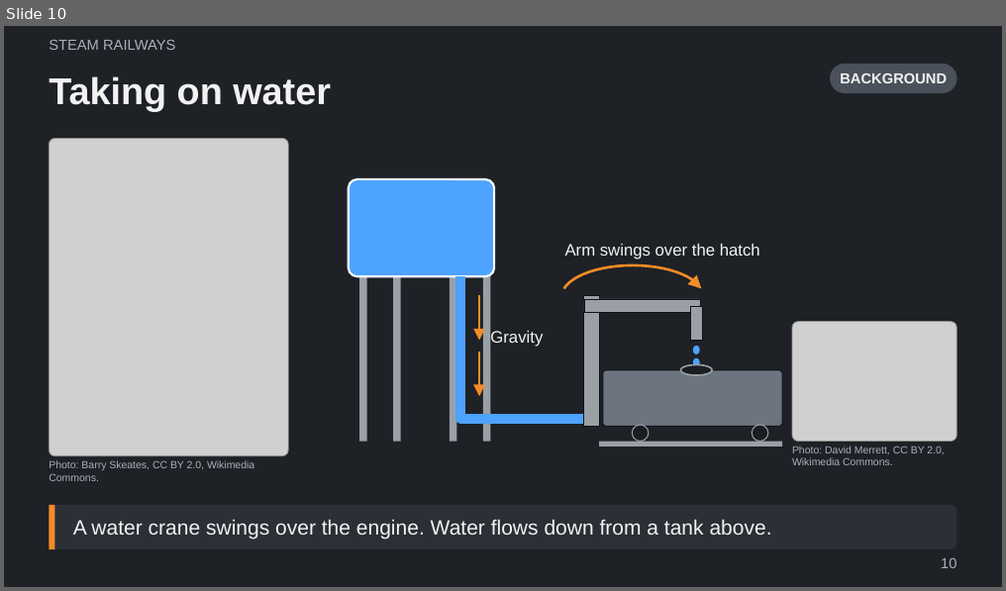
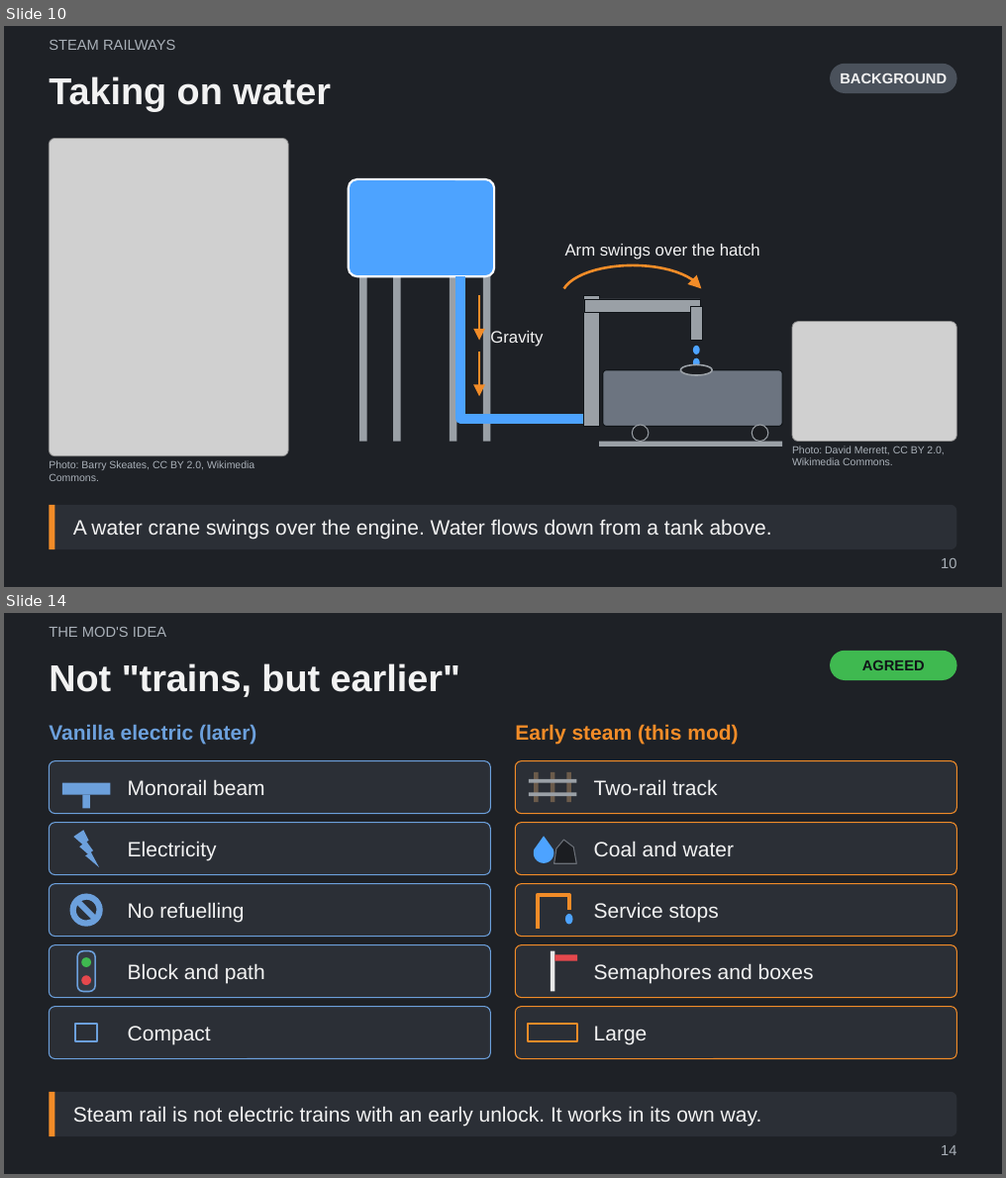
Before and after one commit to Tarenkookoo/Satisfactory---Early-Locomotion, a slide deck: Reporting/Claude Presents/Early_Locomotion_Explained.pptx. Shown one above the other, each under a label of ours: slide 10 before the commit, slides 10 and 14 after it; the slides between them are not shown. The pictures are 1006x591 and 1006x1178 pixels, drawn with LibreOffice and Linux fonts; fonts in the diff are those of the drawing; grey boxes stand for pictures. Boxes give left, top, right and bottom in pixels: in the first picture for what was removed or moved away, otherwise in the second. Text is boxed around its words. In the diff, an @@ line names an element or a change of style, - is before the commit and + after.

```diff
--- a/Reporting/Claude Presents/Early_Locomotion_Explained.pptx
+++ b/Reporting/Claude Presents/Early_Locomotion_Explained.pptx
@@ slide 14 added at (4,613,1002,1174), background #1E2126 @@
@@ text added at (49,627,166,637), 14 pt, text #A9B0B8 @@
+THE MOD'S IDEA
@@ title added at (49,663,460,697), 36 pt, text #F2F2F2, bold @@
+Not "trains, but earlier"
@@ rounded rectangle added at (830,651,957,680), fill #3FB950, 14 pt, text #101418, bold @@
+AGREED
@@ text added at (49,724,256,744), 20 pt, text #6CA0DC, bold @@
+Vanilla electric (later)
@@ text added at (515,724,738,744), 20 pt, text #F28C28, bold @@
+Early steam (this mod)
@@ group added at (49,761,957,1059): 11 rounded rectangles, 11 rectangles, 10 texts, 3 freeform shapes, 3 ellipses, 1 lightning bolt, 1 no-entry sign @@
+Monorail beam
+Two-rail track
+Electricity
+Coal and water
+No refuelling
+Service stops
+Block and path
+Semaphores and boxes
+Compact
+Large
@@ rounded rectangle added at (49,1092,957,1137), fill #2B2F36, 20 pt, text #F2F2F2 @@
+Steam rail is not electric trains with an early unlock. It works in its own way.
@@ rectangle added at (49,1092,54,1137), fill #F28C28 @@
@@ page number added at (941,1146,956,1156), 14 pt, text #A9B0B8 @@
+14
```
Also in this commit, not shown: 1 slide changed, 9 other slides added, 4 other files.
